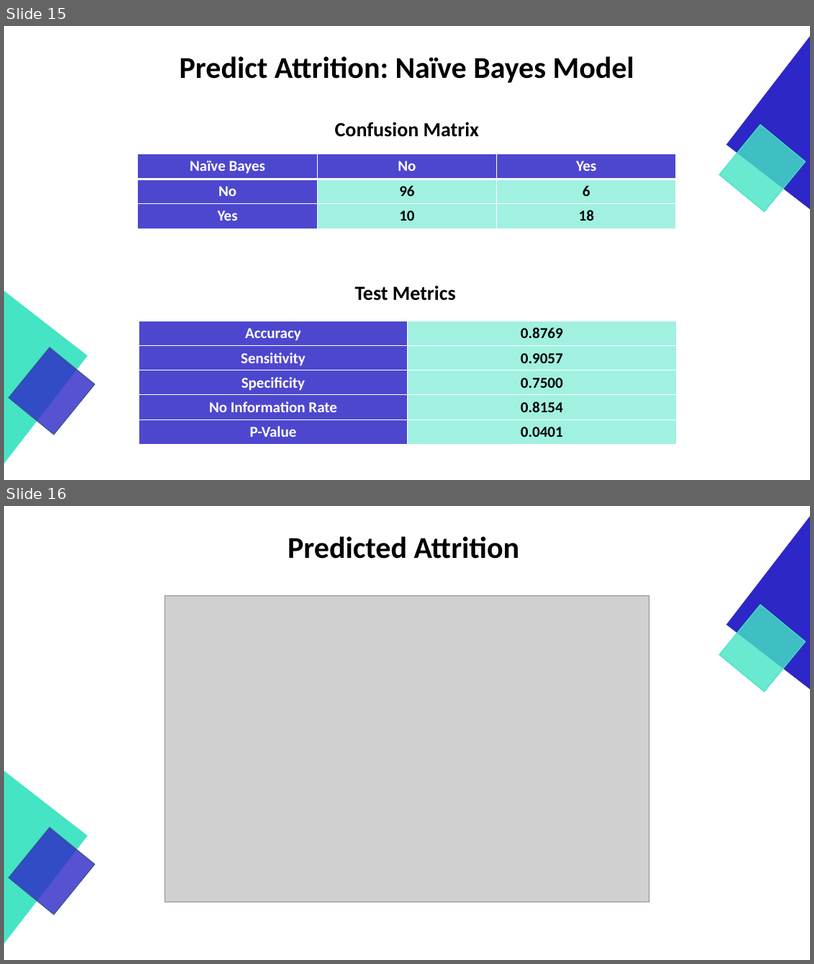
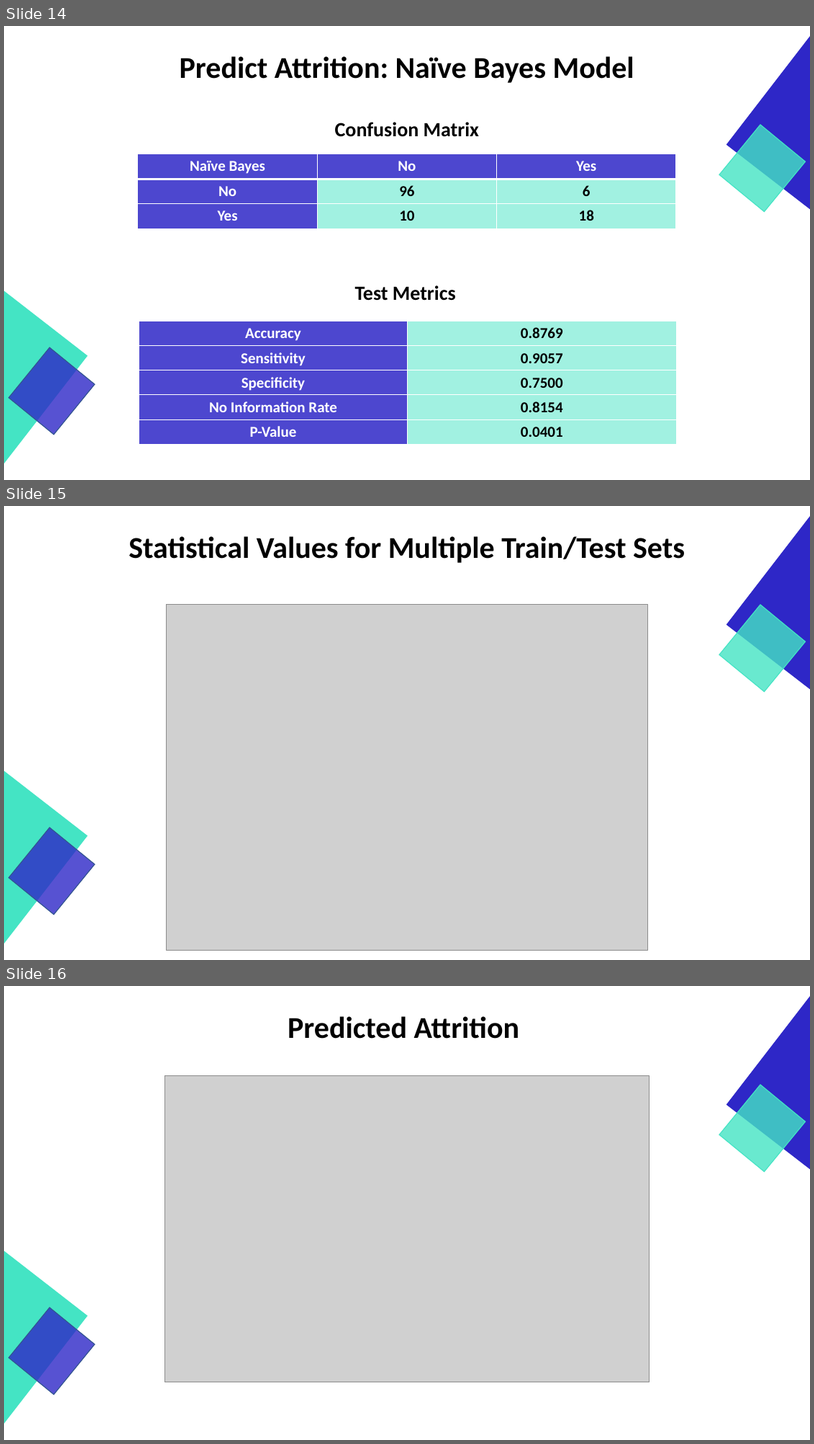
Before and after one commit to GraduateSchoolWork/CaseStudy2_DDS, a slide deck: DDS_Project_2_Presentation.pptx. Shown one above the other, each under a label of ours: slides 15 and 16 before the commit, slides 14, 15 and 16 after it. The pictures are 814x964 and 814x1444 pixels, drawn with LibreOffice and Linux fonts; fonts in the diff are those of the drawing; grey boxes stand for pictures. Boxes give left, top, right and bottom in pixels: in the first picture for what was removed or moved away, otherwise in the second. Text is boxed around its words. In the diff, an @@ line names an element or a change of style, - is before the commit and + after.

```diff
--- a/DDS_Project_2_Presentation.pptx
+++ b/DDS_Project_2_Presentation.pptx
@@ slide 15 added at box(4, 506, 810, 960), background #FFFFFF @@
@@ right triangle added at box(728, 516, 810, 690), fill #2E27C7, outline #2E27C7 1 pt @@
@@ title added at box(129, 536, 685, 563), 36 pt, text #000000, bold @@
+Statistical Values for Multiple Train/Test Sets
@@ picture added at box(167, 605, 648, 950) @@
@@ rectangle added at box(720, 605, 805, 691), fill #44E4C4 at 80% opacity, outline #44E4C4 1 pt @@
@@ right triangle added at box(4, 771, 88, 943), fill #44E4C4, outline #44E4C4 1 pt @@
@@ rectangle added at box(9, 827, 95, 914), fill #2E27C7 at 80% opacity, outline #325491 1 pt @@
@@ what was slide 15 is now slide 14 @@
```
Also in this commit, not shown: 2 slides changed, 3 other slides added, 2 slides removed, 1 other file.
